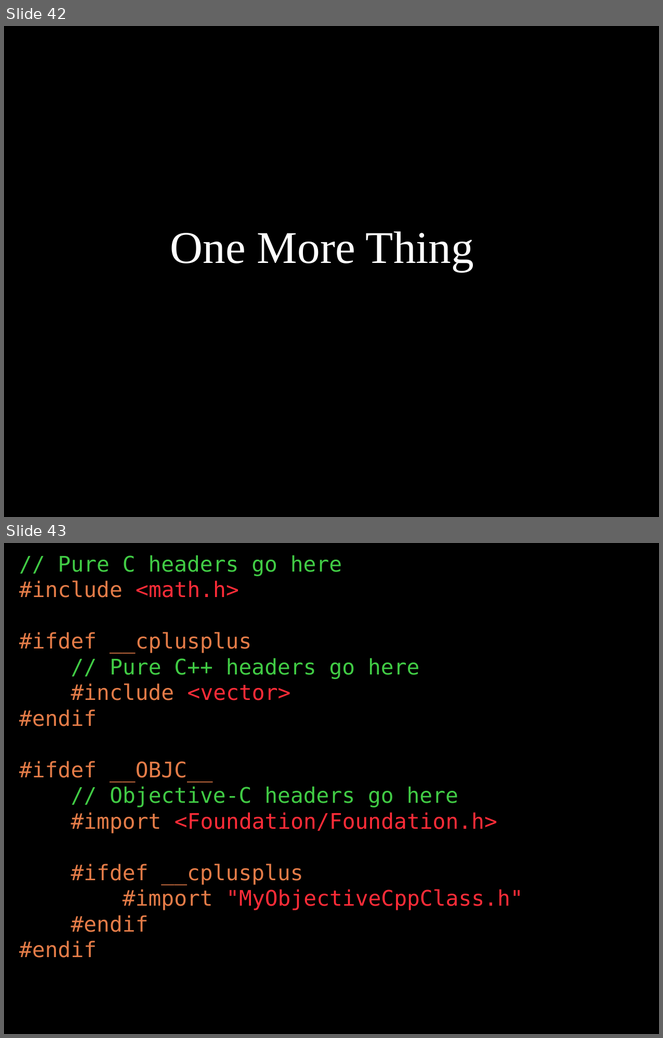
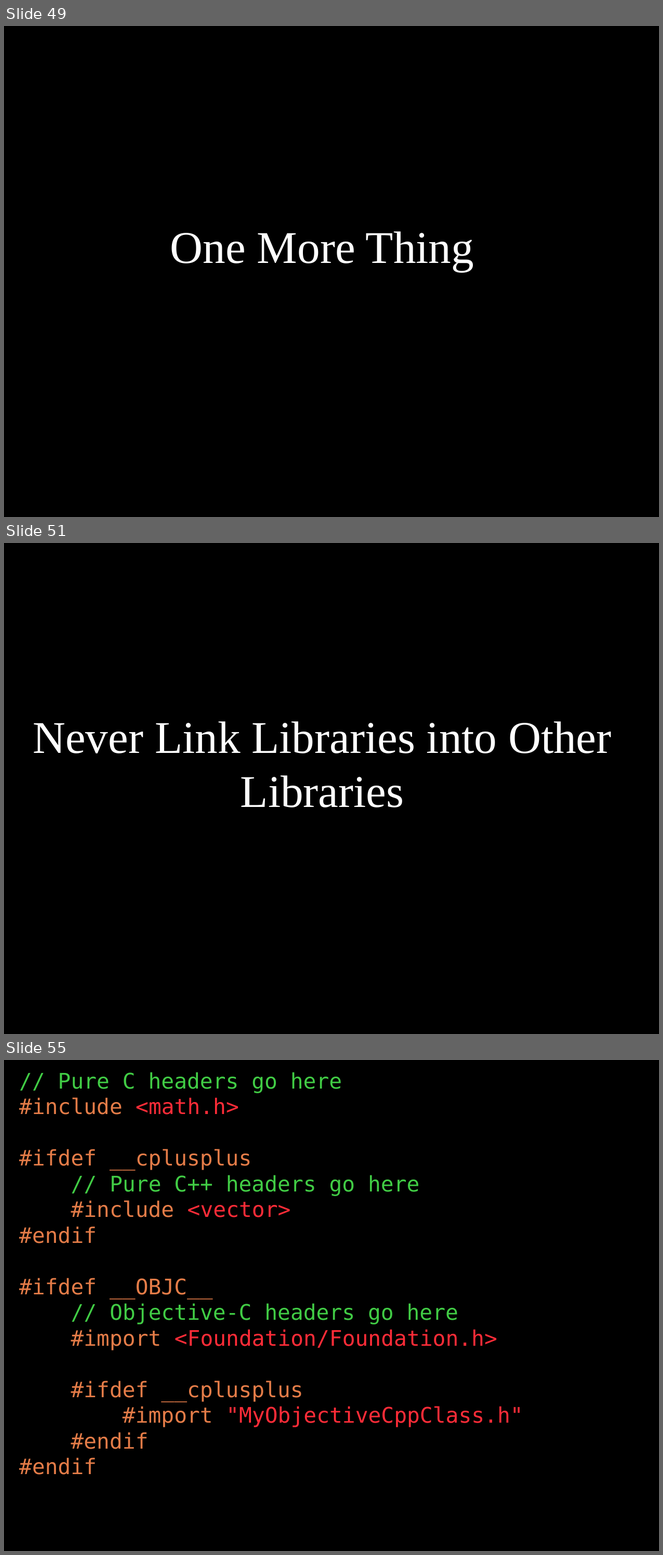
Before and after one commit to dodikk/StaticLib-Slides, a slide deck: Libraries-GoingNative.odp. Shown one above the other, each under a label of ours: slides 42 and 43 before the commit, slides 49, 51 and 55 after it; the slides between them are not shown. The pictures are 663x1038 and 663x1555 pixels, drawn with LibreOffice and Linux fonts; fonts in the diff are those of the drawing. Boxes give left, top, right and bottom in pixels: in the first picture for what was removed or moved away, otherwise in the second. Text is boxed around its words. In the diff, an @@ line names an element or a change of style, - is before the commit and + after.

```diff
--- a/Libraries-GoingNative.odp
+++ b/Libraries-GoingNative.odp
@@ slide 51 added at [4, 543, 659, 1034], background #000000 @@
@@ title added at [33, 721, 612, 808], 55 pt, text #FFFFFF @@
+Never Link Libraries into Other Libraries
@@ what was slide 42 is now slide 49 @@
@@ what was slide 43 is now slide 55 @@
```
Also in this commit, not shown: 1 slide changed, 13 other slides added, 1 slide removed, 1 other file.
